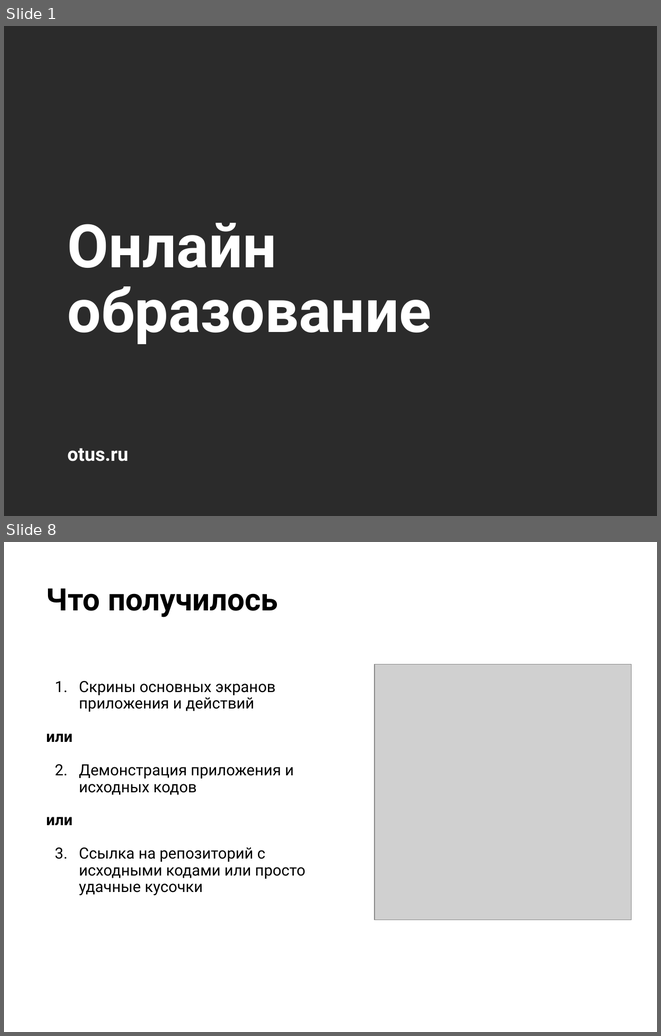
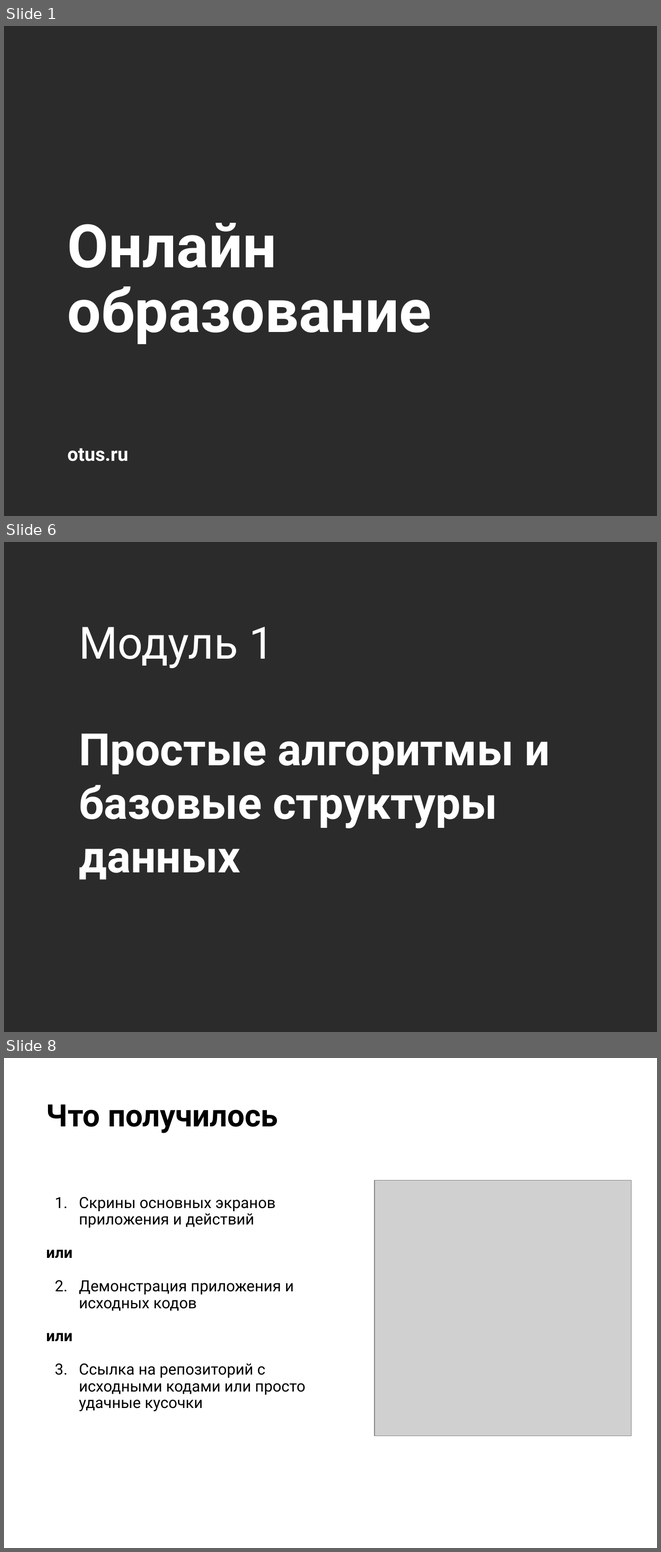
Before and after one commit to KateKorotkova/Otus.ProjectWork, a slide deck: Otus.ProjectWork.pptx. Shown one above the other, each under a label of ours: slides 1 and 8 before the commit, slides 1, 6 and 8 after it; the slides between them are not shown. The pictures are 661x1036 and 661x1552 pixels, drawn with LibreOffice and Linux fonts; fonts in the diff are those of the drawing; grey boxes stand for pictures; background and template pictures are left out; a plain dark background stands for a picture behind light text. Boxes give left, top, right and bottom in pixels: in the first picture for what was removed or moved away, otherwise in the second. Text is boxed around its words. In the diff, an @@ line names an element or a change of style, - is before the commit and + after.

```diff
--- a/Otus.ProjectWork.pptx
+++ b/Otus.ProjectWork.pptx
@@ slide 6 added at (4, 542, 657, 1032), background picture (left out) @@
@@ title added at (79, 627, 550, 880), 49 pt, text #FFFFFF, bold @@
+Модуль 1
+Простые алгоритмы и базовые структуры данных
```
Also in this commit, not shown: 3 slides changed, 3 other slides added, 11 slides removed.
